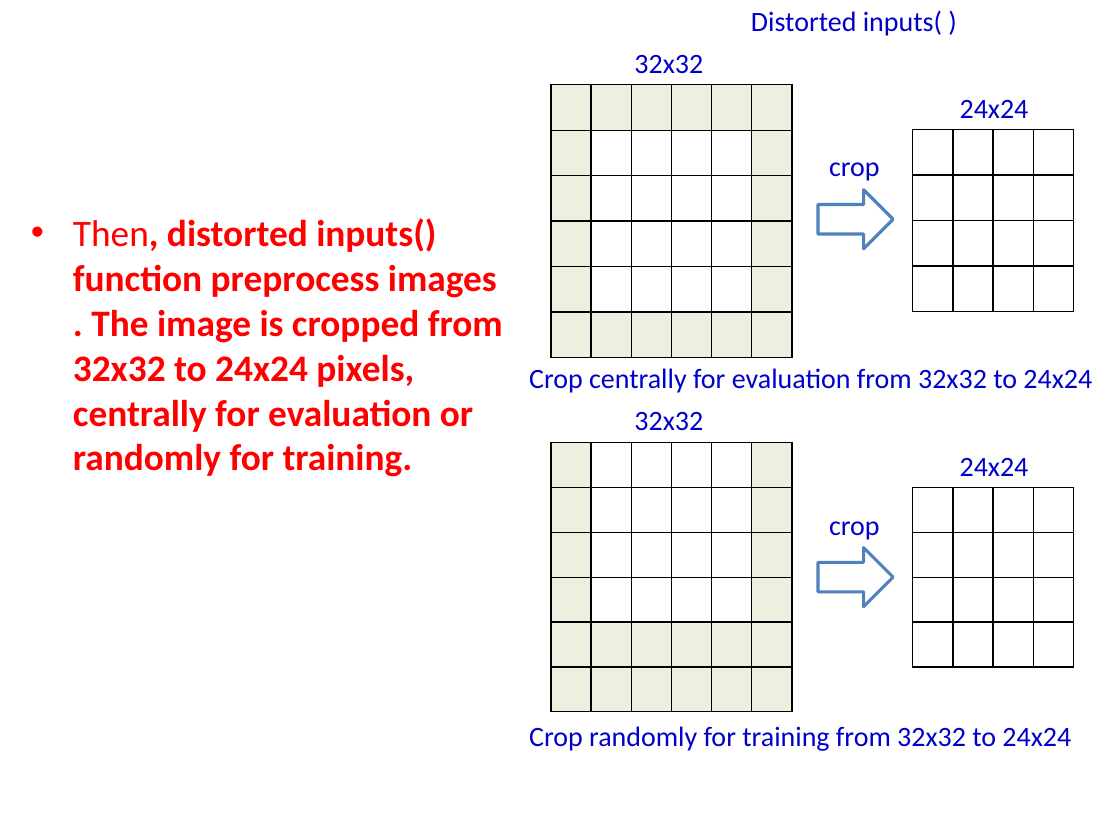
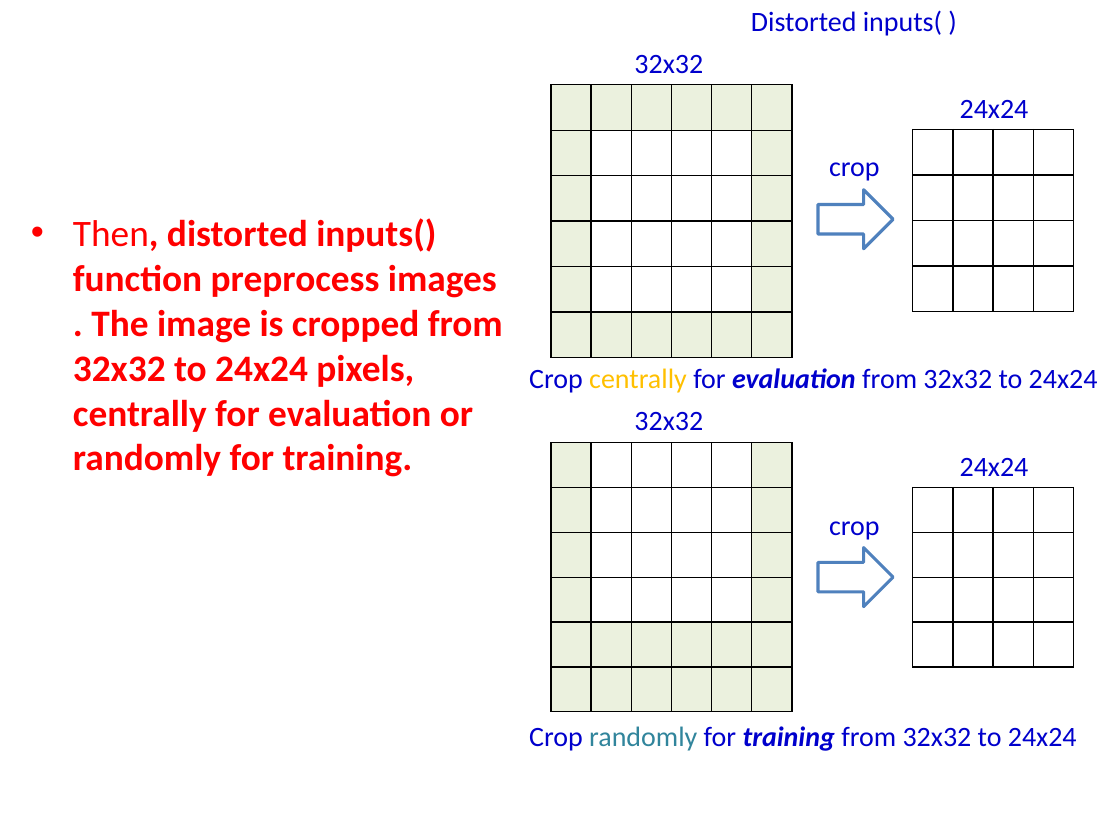
Before and after one commit to YingTing/CNN-using-Tensorflow, a slide deck: slide 5 of TO_瑩婷03202017.pptx. Drawn at 1120x840 pixels with LibreOffice and Linux fonts; fonts in the diff are those of the drawing. Boxes give left, top, right and bottom in pixels: in the first picture for what was removed or moved away, otherwise in the second. Text is boxed around its words. In the diff, an @@ line names an element or a change of style, - is before the commit and + after.

```diff
--- a/TO_瑩婷03202017.pptx
+++ b/TO_瑩婷03202017.pptx
@@ text "Crop centrally for evaluation from ..." at (529, 368, 1098, 393): text colour #0000CC to #FFC000 in "centrally"; bold on, italic on in "evaluation" @@
@@ text "Crop randomly for training from ..." at (529, 726, 1077, 751): text colour #0000CC to #31859C in "randomly"; bold on, italic on in "training" @@
```
Also in this commit, not shown: 1 other slide changed, 6 other files.
